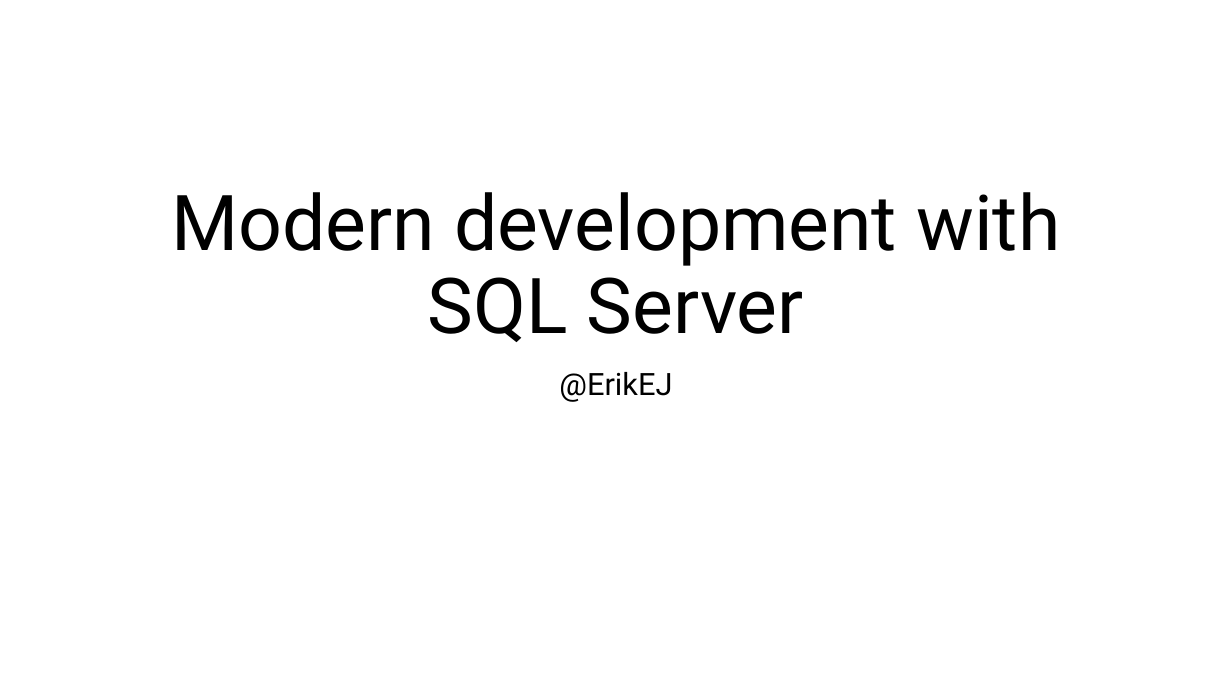
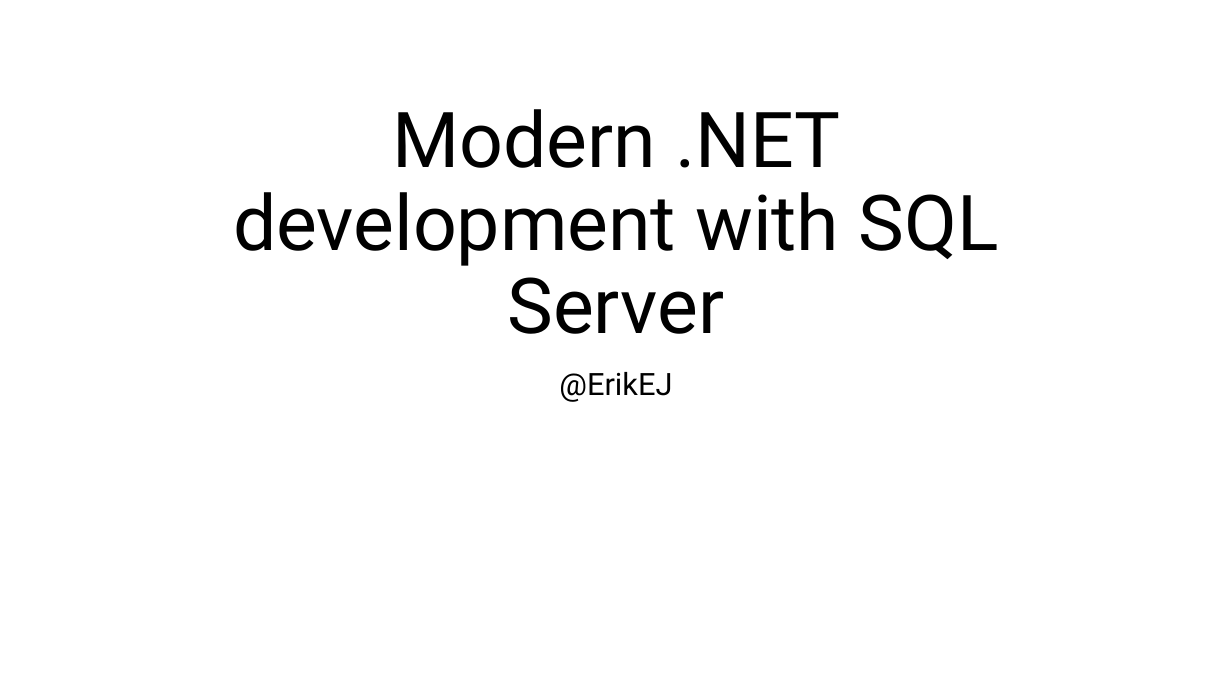
Before and after one commit to ErikEJ/TsqlAnalysis, a slide deck: slide 1 of T-SQL Code analysis.pptx. Drawn at 1232x693 pixels with LibreOffice and Linux fonts; fonts in the diff are those of the drawing. Boxes give left, top, right and bottom in pixels: in the first picture for what was removed or moved away, otherwise in the second. Text is boxed around its words. In the diff, an @@ line names an element or a change of style, - is before the commit and + after.

```diff
--- a/T-SQL Code analysis.pptx
+++ b/T-SQL Code analysis.pptx
@@ title at box(233, 109, 998, 334): text changed @@
-Modern development with SQL Server
+Modern .NET development with SQL Server
```
Also in this commit, not shown: 2 other slides changed, 1 slide added, 2 other files.
